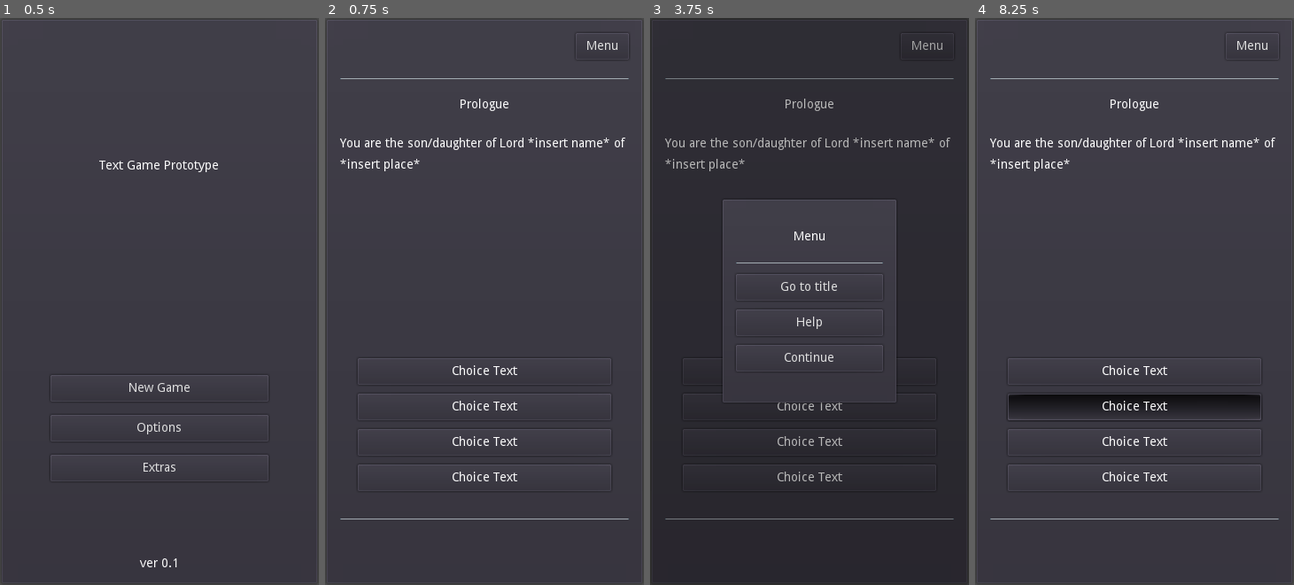
Above: before the commit, frames 1-4 (left to right).
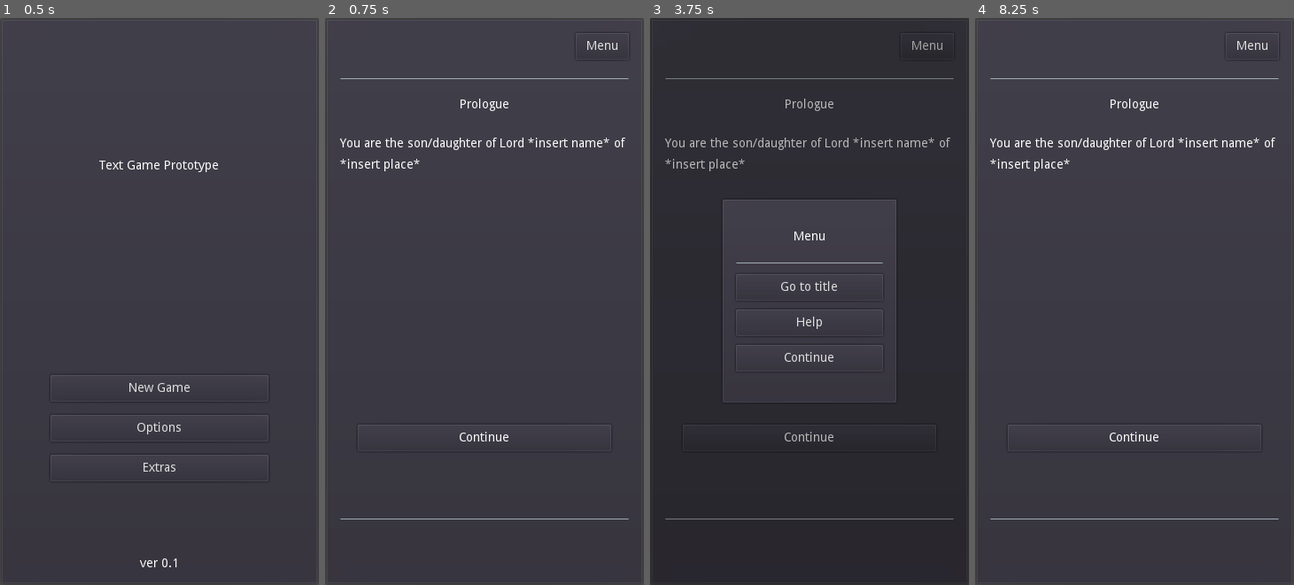
Above: after the commit, the same moments.

Repository: philipuriarte/A-Churchyard-of-Orphans
Game: Godot game, scene res://scenes/main.tscn
The game is run twice, just before and just after one commit, with the same random seed, the same clock (stepped at 60 frames per second) and the same inputs.
Inputs (mouse positions are in pixels of both pictures, inside the frame that each line leads up to):
- Up to frame 1 (0.5 s): no input
- Up to frame 2 (0.75 s): click "New Game" at 0.5 s
- Up to frame 3 (3.75 s): click (809, 369) at 1.27 s; click (809, 369) at 2.02 s; click (809, 369) at 2.77 s; click "Menu" at 3.5 s
- Up to frame 4 (8.25 s): click "Go to title" at 4.25 s; click "New Game" at 5 s; tap Enter at 5.75, 7.25 s; move the mouse to (1204, 273) at 5.77 s; click (1204, 273) at 5.92 s; tap Space at 6.5, 8 s; move the mouse to (1070, 329) at 6.52 s; click (1070, 329) at 6.67 s; move the mouse to (1166, 176) at 7.27 s; click (1166, 176) at 7.42 s; move the mouse to (1118, 414) at 8.02 s; click (1118, 414) at 8.17 s

Frame 1 is identical in both runs. In frame 2, 1.2% of the frame differs, in the area x 10-90%, y 60-82%; in frame 3, 0.4%; in frame 4, 3.3%.
Error before the commit: Invalid set index 'text' (on base: 'PanelContainer (choice_button.gd)') with value of type 'String'. (res://logic/content.gd:62)

Commit message:
Update func set_choice_btn

Diff:
--- a/logic/content.gd
+++ b/logic/content.gd
@@ -59,20 +59,20 @@
 func set_choice_btn(output_key: String) -> void:
 	for choice_i in choices_con.get_children():
 		if choice_i.visible:
-			choice_i.text = ""
+			choice_i.set_text("")
 			choice_i.visible = false
 
 	for choice in content_dict[output_key]["choices"]:
 		match choice:
 			1:
-				choice_1.text = content_dict[output_key]["choices"][choice]["text"]
+				choice_1.set_text(content_dict[output_key]["choices"][choice]["text"])
 				choice_1.visible = true
 			2:
-				choice_2.text = content_dict[output_key]["choices"][choice]["text"]
+				choice_2.set_text(content_dict[output_key]["choices"][choice]["text"])
 				choice_2.visible = true
 			3:
-				choice_3.text = content_dict[output_key]["choices"][choice]["text"]
+				choice_3.set_text(content_dict[output_key]["choices"][choice]["text"])
 				choice_3.visible = true
 			4:
-				choice_4.text = content_dict[output_key]["choices"][choice]["text"]
+				choice_4.set_text(content_dict[output_key]["choices"][choice]["text"])
 				choice_4.visible = true
